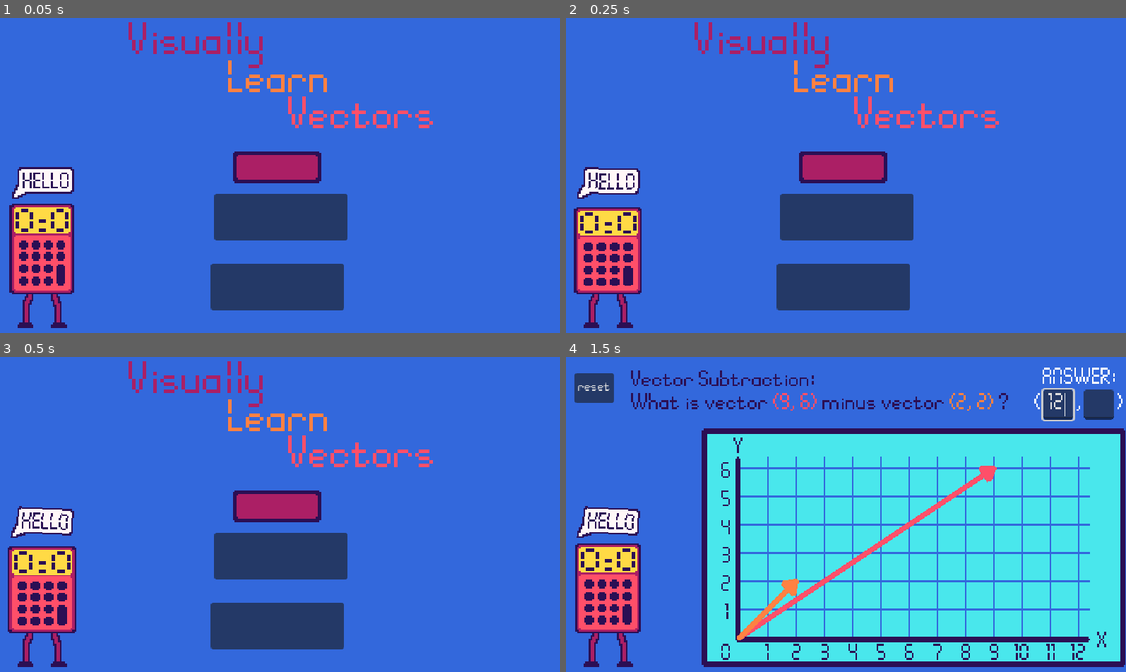
Above: before the commit, frames 1-4 (two rows, left to right).
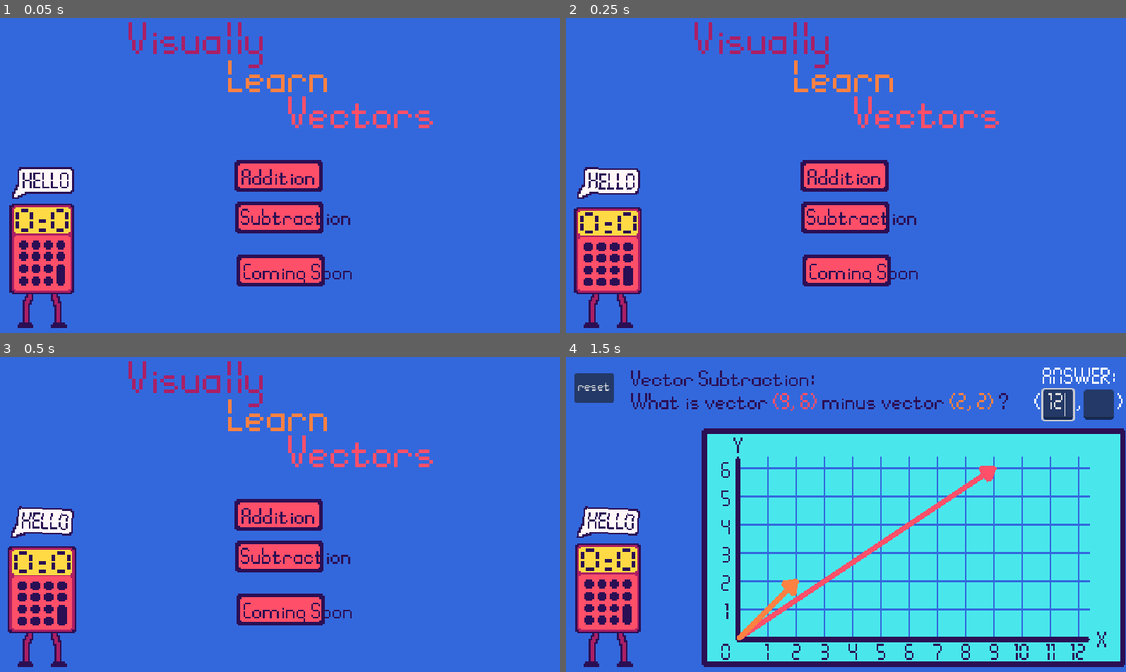
Above: after the commit, the same moments.

Repository: KyleTiley/VectorMathGame
Game: Godot game, scene res://Game/game.tscn
Two runs of this game, one before a commit and one after it. Both use one fixed random seed, a clock stepped at 60 frames per second and the inputs below.
Inputs (mouse positions are in pixels of both pictures, inside the frame that each line leads up to; where the layout moved, square brackets give the same spot in the first picture):
- Up to frame 1 (0.05 s): no input
- Up to frame 2 (0.25 s): no input
- Up to frame 3 (0.5 s): no input
- Up to frame 4 (1.5 s): click (846, 514) [840, 505] at 0.5 s; click (1070, 404) at 1.27 s; type "12" at 1.35 s

The runs differ from the first frame. In frame 1, 9.4% of the frame differs, in the area x 37-63%, y 42-93%; in frame 2, 9.4%; in frame 3, 9.4%; in frame 4, nothing differs.

Commit message:
need to fix buttons

Diff:
--- a/Game/game.tscn
+++ b/Game/game.tscn
@@ -41,28 +41,67 @@
 
 [node name="ButtonAddition" type="TextureButton" parent="UI/MainMenu"]
 layout_mode = 0
-offset_left = 269.0
-offset_top = 154.0
-offset_right = 319.0
-offset_bottom = 172.0
+offset_left = 271.0
+offset_top = 164.0
+offset_right = 321.0
+offset_bottom = 182.0
 scale = Vector2(2, 2)
-texture_normal = ExtResource("2_y031h")
-texture_pressed = ExtResource("3_l55qn")
-texture_hover = ExtResource("2_at5sf")
+texture_normal = ExtResource("2_at5sf")
+texture_pressed = ExtResource("2_y031h")
+texture_hover = ExtResource("3_l55qn")
 
-[node name="ButtonSubtraction" type="Button" parent="UI/MainMenu"]
+[node name="Label" type="Label" parent="UI/MainMenu/ButtonAddition"]
 layout_mode = 0
-offset_left = 248.0
-offset_top = 202.0
-offset_right = 399.0
-offset_bottom = 255.0
+offset_left = 4.0
+offset_top = 4.5
+offset_right = 88.0
+offset_bottom = 33.5
+scale = Vector2(0.5, 0.5)
+theme_override_colors/font_color = Color(0.168536, 0.0586099, 0.329259, 1)
+theme_override_font_sizes/font_size = 26
+text = "Addition"
 
-[node name="ButtonComingSoon" type="Button" parent="UI/MainMenu"]
+[node name="ButtonSubtraction" type="TextureButton" parent="UI/MainMenu"]
 layout_mode = 0
-offset_left = 244.0
-offset_top = 281.0
-offset_right = 395.0
-offset_bottom = 334.0
+offset_left = 272.0
+offset_top = 211.0
+offset_right = 322.0
+offset_bottom = 229.0
+scale = Vector2(2, 2)
+texture_normal = ExtResource("2_at5sf")
+texture_pressed = ExtResource("2_y031h")
+texture_hover = ExtResource("3_l55qn")
+
+[node name="Label" type="Label" parent="UI/MainMenu/ButtonSubtraction"]
+offset_left = 3.0
+offset_top = 4.0
+offset_right = 129.0
+offset_bottom = 33.0
+scale = Vector2(0.5, 0.5)
+theme_override_colors/font_color = Color(0.168536, 0.0586099, 0.329259, 1)
+theme_override_font_sizes/font_size = 26
+text = "Subtraction"
+
+[node name="ButtonComingSoon" type="TextureButton" parent="UI/MainMenu"]
+layout_mode = 0
+offset_left = 273.0
+offset_top = 271.0
+offset_right = 323.0
+offset_bottom = 289.0
+scale = Vector2(2, 2)
+texture_normal = ExtResource("2_at5sf")
+texture_pressed = ExtResource("2_y031h")
+texture_hover = ExtResource("3_l55qn")
+
+[node name="Label" type="Label" parent="UI/MainMenu/ButtonComingSoon"]
+offset_left = 4.0
+offset_top = 4.5
+offset_right = 88.0
+offset_bottom = 33.5
+scale = Vector2(0.5, 0.5)
+theme_override_colors/font_color = Color(0.168536, 0.0586099, 0.329259, 1)
+theme_override_font_sizes/font_size = 26
+text = "Coming Soon"
 
 [node name="Title" type="Control" parent="UI/MainMenu"]
 anchors_preset = 0
